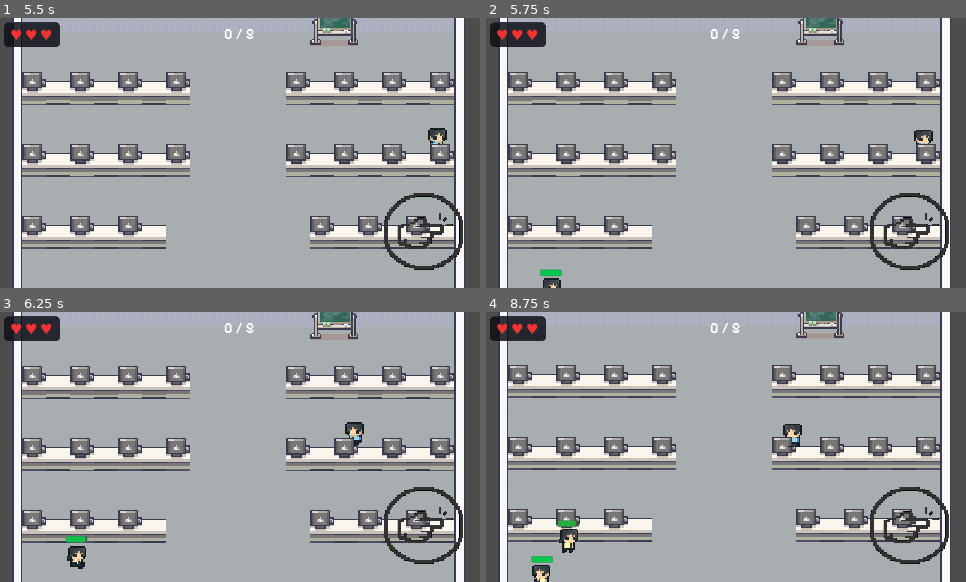
Above: before the commit, frames 1-4 (two rows, left to right).
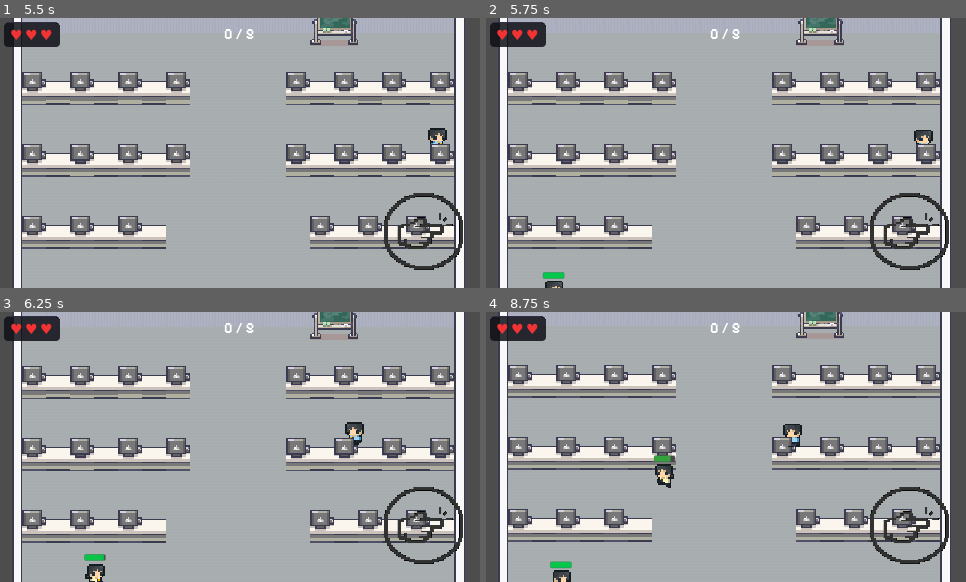
Above: after the commit, the same moments.

Repository: Raikosuu/Full-Tech-Panic_Public
Game: Godot game, scene res://scenes/main_menu.tscn
Same seed, same stepped clock (60 frames per second), same inputs: the game is played once before the commit and once after it.
Inputs (mouse positions are in pixels of both pictures, inside the frame that each line leads up to):
- Up to frame 1 (5.5 s): click "Game Start" at 0.5 s; click "Skip >>" at 1.25 s; click "Skip >>" at 2 s; tap Enter at 2.75 s; move the mouse to (345, 139) at 2.77 s; hold D (move_right) 2.78-3.5 s; hold E (interact) 2.78-3.5 s; click (345, 139) at 2.92 s; tap Space at 3.02 s; drag from (144, 166) to (33, 117) at 3.52 s; move the mouse to (288, 93) at 4.27 s; hold D (move_right) 4.28-5 s; tap Z at 4.35 s; drag from (216, 207) to (81, 117) at 5.02 s
- Up to frame 2 (5.75 s): no input
- Up to frame 3 (6.25 s): move the mouse to (384, 487) at 5.77 s; hold A (move_left) from 5.78 s (still down); tap Enter at 5.85 s; tap Space at 6.02 s
- Up to frame 4 (8.75 s): release A (move_left) at 6.5 s; drag from (582, 406) to (879, 411) at 6.52 s; move the mouse to (750, 447) at 7.27 s; hold S (move_down) 7.28-8 s; hold E (interact) 7.28-8 s; click (750, 447) at 7.42 s; drag from (654, 379) to (831, 409) at 8.02 s

Frame 1 is identical in both runs. In frame 2, 0.2% of the frame differs, in the area x 11-17%, y 92-100%; in frame 3, 0.7%; in frame 4, 1.4%, in the area x 9-40%, y 52-100%.

Commit message:
NPC behavior update
NPC now seeks out random seats instead of nearest

Diff:
--- a/scripts/npc_base.gd
+++ b/scripts/npc_base.gd
@@ -91,19 +91,17 @@
 			anim_sprite.play("idle")
 
 func find_vacant_seat() -> void:
-	var nearest: Area2D = null
-	var nearest_dist: float = INF
+	var vacant: Array = []
 	for seat in seats:
 		if not seat.is_taken:
-			var dist = global_position.distance_to(seat.global_position)
-			if dist < nearest_dist:
-				nearest = seat
-				nearest_dist = dist
-	if nearest:
-		target_seat = nearest
-		nav_agent.target_position = nearest.global_position
-	else:
+			vacant.append(seat)
+
+	if vacant.is_empty():
 		leave(false)
+		return
+
+	target_seat = vacant[randi() % vacant.size()]
+	nav_agent.target_position = target_seat.global_position
 
 func leave(count_as_served: bool = true) -> void:
 	if _leaving:    # ← ADD THIS GUARD
